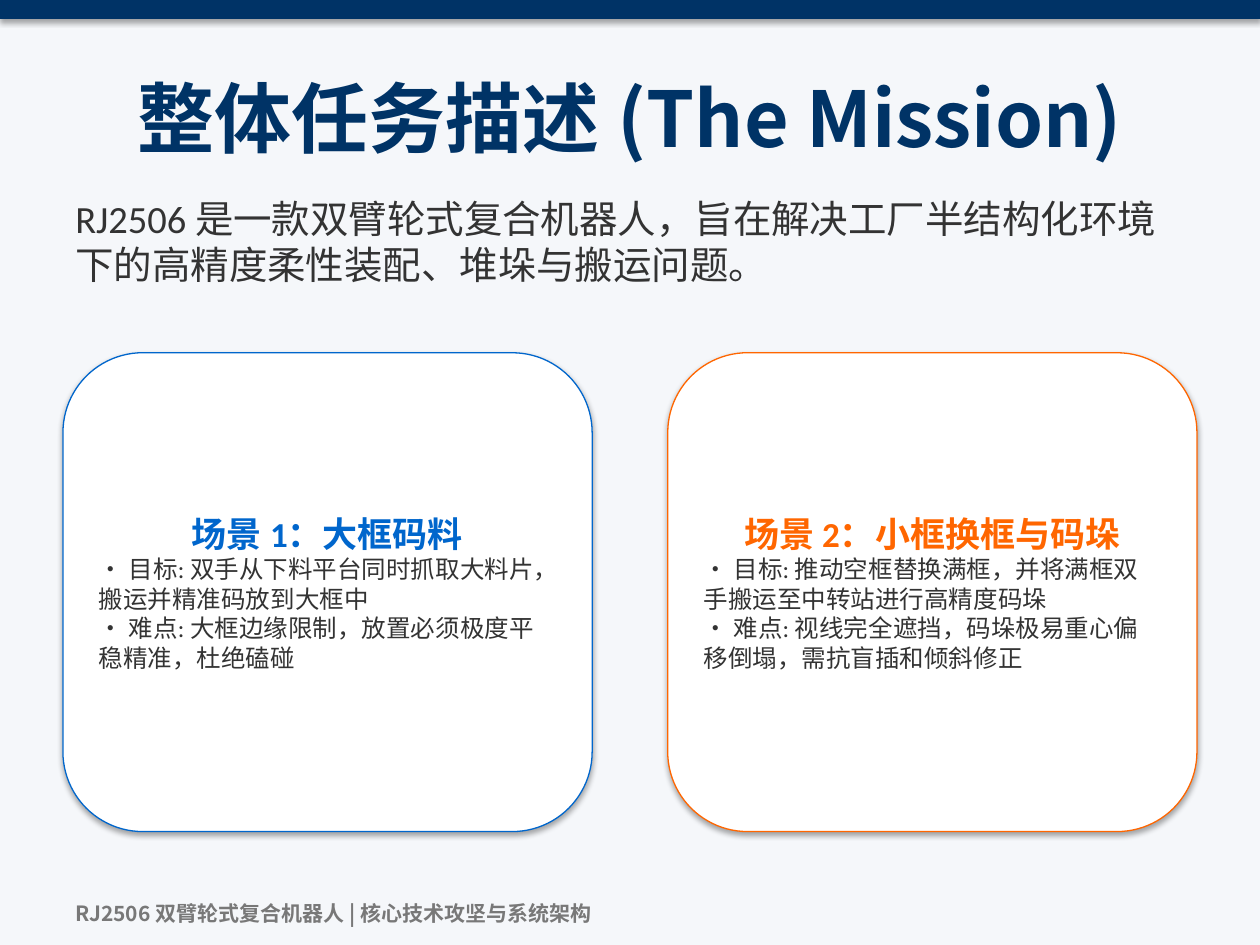
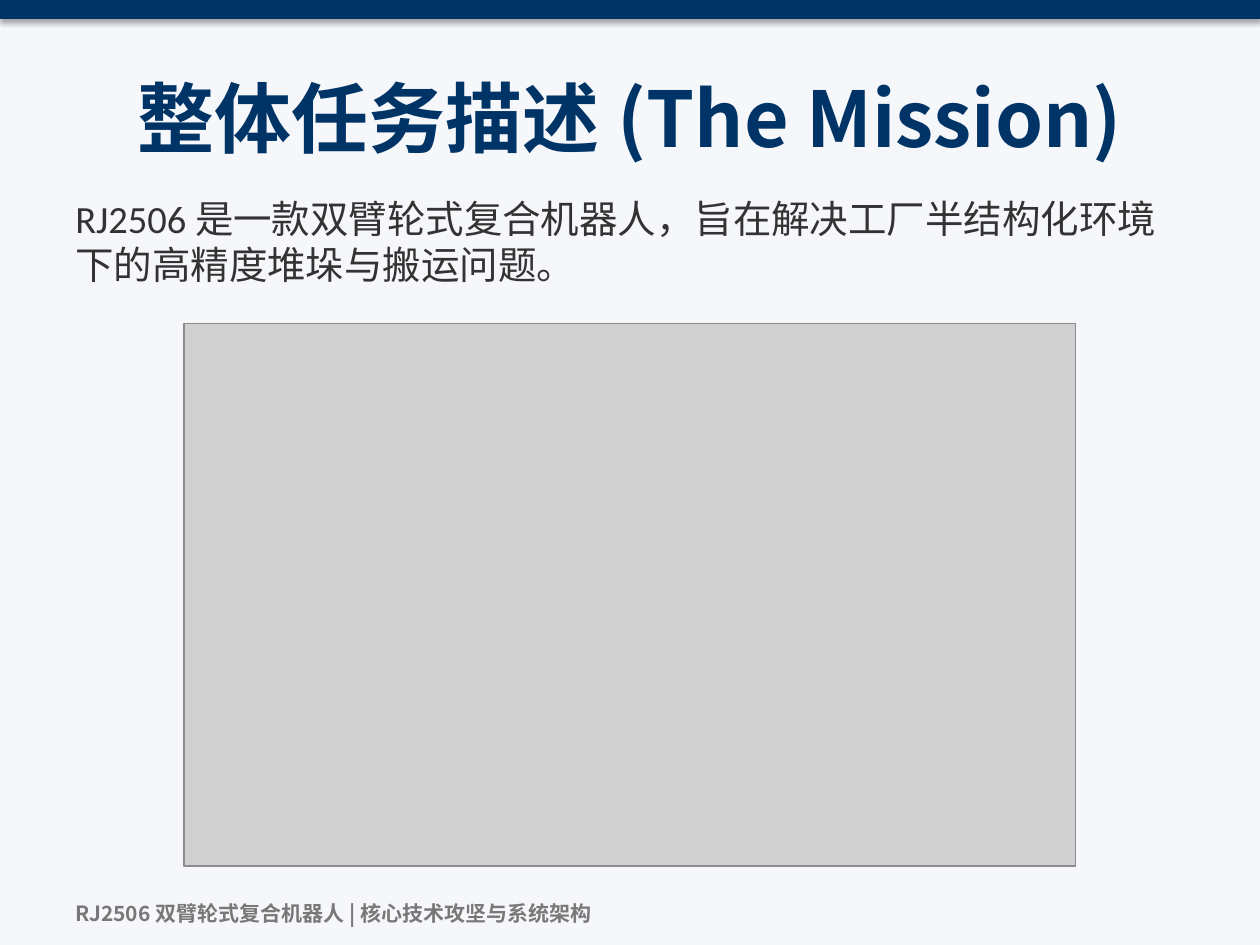
Before and after one commit to lynphoenix/rj2506_core_system, a slide deck: slide 2 of docs/RJ2506_Architecture_V3.pptx. Drawn at 1260x945 pixels with LibreOffice and Linux fonts; fonts in the diff are those of the drawing; grey boxes stand for pictures. Boxes give left, top, right and bottom in pixels: in the first picture for what was removed or moved away, otherwise in the second. Text is boxed around its words. In the diff, an @@ line names an element or a change of style, - is before the commit and + after.

```diff
--- a/docs/RJ2506_Architecture_V3.pptx
+++ b/docs/RJ2506_Architecture_V3.pptx
@@ text at (75,200,1156,282): text changed @@
-RJ2506 是一款双臂轮式复合机器人，旨在解决工厂半结构化环境下的高精度柔性装配、堆垛与搬运问题。
+RJ2506 是一款双臂轮式复合机器人，旨在解决工厂半结构化环境下的高精度堆垛与搬运问题。
@@ picture added at (184,324,1076,867) @@
@@ rounded rectangle removed at (63,353,592,832) @@
-场景 1：大框码料
-• 目标: 双手从下料平台同时抓取大料片，搬运并精准码放到大框中
-• 难点: 大框边缘限制，放置必须极度平稳精准，杜绝磕碰
@@ rounded rectangle removed at (668,353,1197,832) @@
-场景 2：小框换框与码垛
-• 目标: 推动空框替换满框，并将满框双手搬运至中转站进行高精度码垛
-• 难点: 视线完全遮挡，码垛极易重心偏移倒塌，需抗盲插和倾斜修正
```
Also in this commit, not shown: 9 other slides changed, 3 slides added, 1 slide removed, 10 other files.
